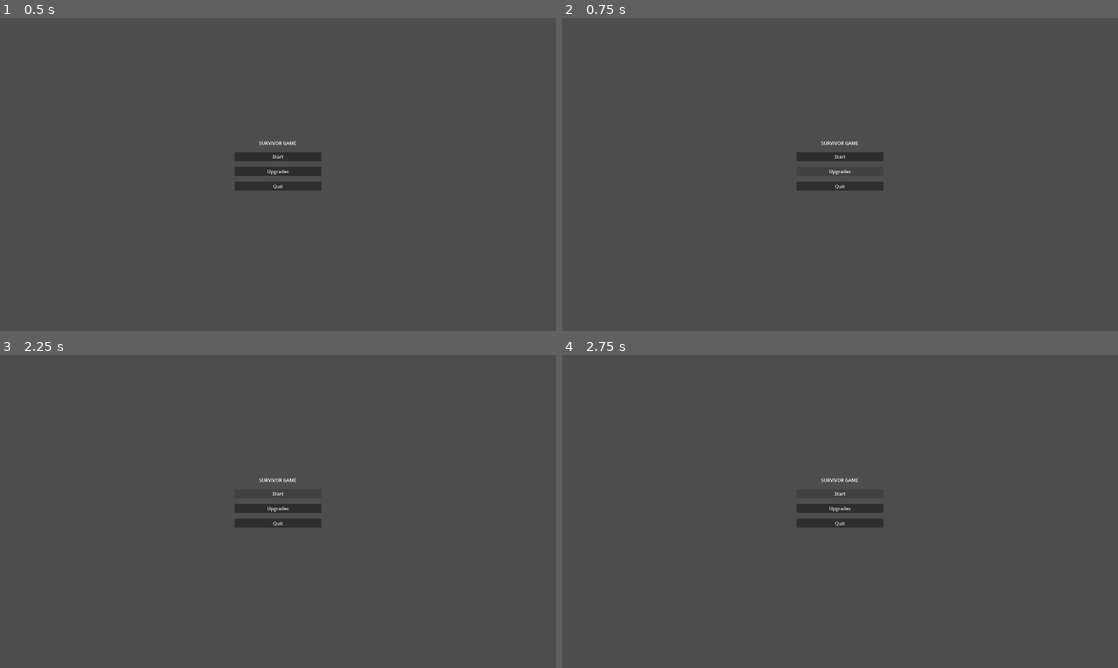
Above: before the commit, frames 1-4 (two rows, left to right).
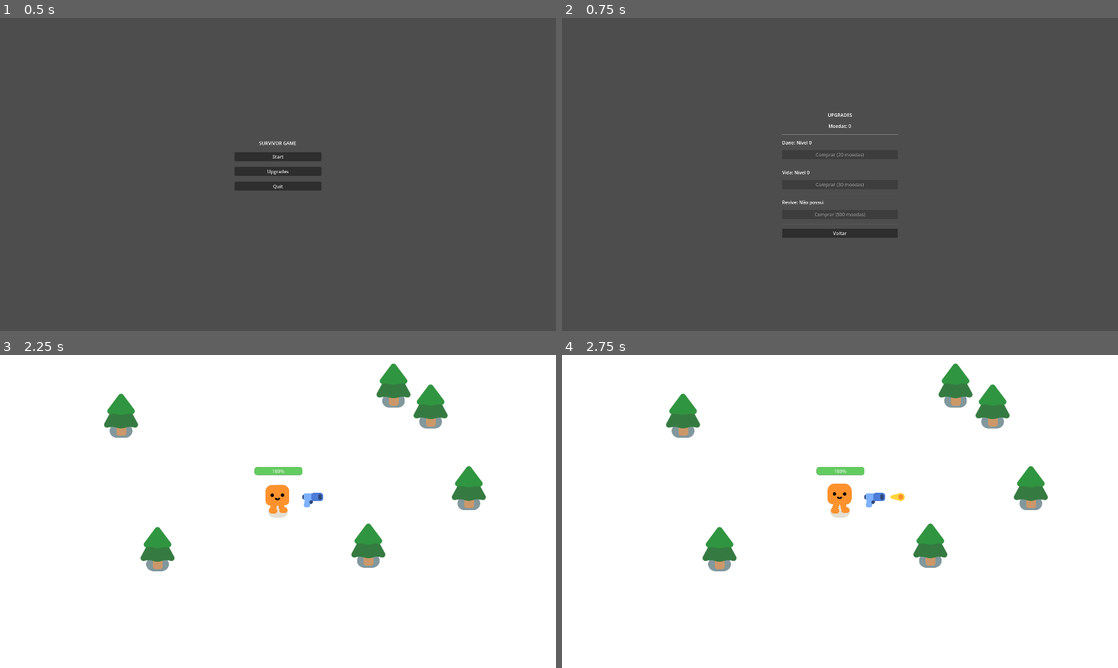
Above: after the commit, the same moments.

Repository: henr1quess/2d-project-assets
Game: Godot game, scene res://ui/menu.tscn
Same seed, same stepped clock (60 frames per second), same inputs: the game is played once before the commit and once after it. Before the commit the project has no main scene; this scene is started directly in both runs.
Inputs (mouse positions are in pixels of both pictures, inside the frame that each line leads up to):
- Up to frame 1 (0.5 s): no input
- Up to frame 2 (0.75 s): click "Upgrades" at 0.5 s
- Up to frame 3 (2.25 s): click (278, 570) at 1.25 s, where only the run after the commit has a clickable "Voltar"; click "Start" at 2 s
- Up to frame 4 (2.75 s): no input

Frame 1 is identical in both runs. In frame 2, 1.2% of the frame differs, in the area x 39-61%, y 30-71%; in frame 3, 100%, in the area x 0-100%, y 0-100%; in frame 4, 100%.

Commit message:
pastas organizadas

Diff:
--- a/effects/revive_explosion/revive_explosion.gd
+++ b/effects/revive_explosion/revive_explosion.gd
@@ -12,7 +12,7 @@
 			body.take_damage(REVIVE_DAMAGE)
 
 	# Efeito visual (reutiliza o smoke_explosion)
-	const SMOKE_SCENE = preload("res://smoke_explosion/smoke_explosion.tscn")
+	const SMOKE_SCENE = preload("res://effects/smoke_explosion/smoke_explosion.tscn")
 	var smoke = SMOKE_SCENE.instantiate()
 	smoke.global_position = global_position
 	get_parent().add_child(smoke)
--- a/effects/revive_explosion/revive_explosion.tscn
+++ b/effects/revive_explosion/revive_explosion.tscn
@@ -1,6 +1,6 @@
 [gd_scene load_steps=3 format=3]
 
-[ext_resource type="Script" path="res://revive_explosion.gd" id="1_revive"]
+[ext_resource type="Script" path="res://effects/revive_explosion/revive_explosion.gd" id="1_revive"]
 
 [sub_resource type="CircleShape2D" id="CircleShape2D_revive"]
 radius = 150.0
--- a/effects/smoke_explosion/smoke_explosion.tscn
+++ b/effects/smoke_explosion/smoke_explosion.tscn
@@ -1,7 +1,7 @@
 [gd_scene format=3 uid="uid://dhmhmrth6rdce"]
 
-[ext_resource type="Shader" uid="uid://cjjy1aucj6gji" path="res://smoke_explosion/smoke_explosion.gdshader" id="1_bmef6"]
-[ext_resource type="Script" uid="uid://bmcptrd1f7ok" path="res://smoke_explosion/smoke_explosion.gd" id="1_kb8ql"]
+[ext_resource type="Shader" uid="uid://cjjy1aucj6gji" path="res://effects/smoke_explosion/smoke_explosion.gdshader" id="1_bmef6"]
+[ext_resource type="Script" uid="uid://bmcptrd1f7ok" path="res://effects/smoke_explosion/smoke_explosion.gd" id="1_kb8ql"]
 
 [sub_resource type="Gradient" id="Gradient_obal6"]
 interpolation_mode = 1
--- a/levels/decorations/pine_tree.tscn
+++ b/levels/decorations/pine_tree.tscn
@@ -1,7 +1,7 @@
 [gd_scene format=3 uid="uid://dq3r015sr1uql"]
 
 [ext_resource type="Texture2D" uid="uid://dk5b8a84a6n2h" path="res://characters/ground_shadow.png" id="1_usc5w"]
-[ext_resource type="Texture2D" uid="uid://bql1cc345qv7d" path="res://trees/pine_tree.png" id="2_ff3rl"]
+[ext_resource type="Texture2D" uid="uid://bql1cc345qv7d" path="res://levels/decorations/pine_tree.png" id="2_ff3rl"]
 
 [sub_resource type="CircleShape2D" id="CircleShape2D_ikdqj"]
 radius = 21.023796
--- a/levels/survivor_game.gd
+++ b/levels/survivor_game.gd
@@ -1,7 +1,7 @@
 extends Node2D
 
-const MOB_SCENE: PackedScene = preload("res://mob.tscn")
-const GAME_OVER_SCENE: PackedScene = preload("res://game_over.tscn")
+const MOB_SCENE: PackedScene = preload("res://mobs/mob.tscn")
+const GAME_OVER_SCENE: PackedScene = preload("res://ui/game_over.tscn")
 
 @export var mobs_per_tick: int = 1
 
--- a/levels/survivor_game.tscn
+++ b/levels/survivor_game.tscn
@@ -1,9 +1,9 @@
 [gd_scene format=3 uid="uid://bvp0oy6d34s7n"]
 
-[ext_resource type="PackedScene" uid="uid://dn2vpasminfij" path="res://canvas_layer.tscn" id="1_5mrb7"]
-[ext_resource type="Script" uid="uid://oj7hj4kgw31t" path="res://survivor_game.gd" id="1_i54c3"]
-[ext_resource type="PackedScene" uid="uid://c1sx7bic4uhdj" path="res://player.tscn" id="1_wkcnj"]
-[ext_resource type="PackedScene" uid="uid://dq3r015sr1uql" path="res://pine_tree.tscn" id="2_8id3q"]
+[ext_resource type="PackedScene" uid="uid://dn2vpasminfij" path="res://ui/canvas_layer.tscn" id="1_5mrb7"]
+[ext_resource type="Script" uid="uid://oj7hj4kgw31t" path="res://levels/survivor_game.gd" id="1_i54c3"]
+[ext_resource type="PackedScene" uid="uid://c1sx7bic4uhdj" path="res://player/player.tscn" id="1_wkcnj"]
+[ext_resource type="PackedScene" uid="uid://dq3r015sr1uql" path="res://levels/decorations/pine_tree.tscn" id="2_8id3q"]
 
 [sub_resource type="Curve2D" id="Curve2D_d0dif"]
 _data = {
--- a/mobs/mob.gd
+++ b/mobs/mob.gd
@@ -1,6 +1,6 @@
 extends CharacterBody2D
 
-const COIN_SCENE = preload("res://coin_pickup.tscn")
+const COIN_SCENE = preload("res://pickups/coin_pickup.tscn")
 
 var health = 3
 
@@ -28,7 +28,7 @@
 	get_parent().add_child(coin)
 
 	# Efeito de morte
-	const SMOKE_SCENE = preload("res://smoke_explosion/smoke_explosion.tscn")
+	const SMOKE_SCENE = preload("res://effects/smoke_explosion/smoke_explosion.tscn")
 	var smoke = SMOKE_SCENE.instantiate()
 	smoke.global_position = global_position
 	get_parent().add_child(smoke)
--- a/mobs/mob.tscn
+++ b/mobs/mob.tscn
@@ -1,7 +1,7 @@
 [gd_scene format=3 uid="uid://y38gte5o0xf8"]
 
 [ext_resource type="PackedScene" uid="uid://ogik4s70pgwl" path="res://characters/slime/slime.tscn" id="1_dy6sc"]
-[ext_resource type="Script" uid="uid://d07l5xwryn2cx" path="res://mob.gd" id="1_nokgg"]
+[ext_resource type="Script" uid="uid://d07l5xwryn2cx" path="res://mobs/mob.gd" id="1_nokgg"]
 
 [sub_resource type="CircleShape2D" id="CircleShape2D_ubaqv"]
 radius = 32.01562
--- a/pickups/coin_pickup.tscn
+++ b/pickups/coin_pickup.tscn
@@ -1,7 +1,7 @@
 [gd_scene format=3 uid="uid://cr2n07heunk3a"]
 
-[ext_resource type="Script" uid="uid://bprihm81tk40f" path="res://coin_pickup.gd" id="1_coin"]
-[ext_resource type="Texture2D" uid="uid://bllqcqek8t8y3" path="res://coin/coin.png" id="2_f4i30"]
+[ext_resource type="Script" uid="uid://bprihm81tk40f" path="res://pickups/coin_pickup.gd" id="1_coin"]
+[ext_resource type="Texture2D" uid="uid://bllqcqek8t8y3" path="res://pickups/coin.png" id="2_f4i30"]
 
 [sub_resource type="ImageTexture" id="ImageTexture_gfo33"]
 
--- a/player/player.gd
+++ b/player/player.gd
@@ -15,7 +15,7 @@
 var revive_used_this_run: bool = false
 var is_invincible: bool = false
 
-const EXPLOSION_SCENE = preload("res://revive_explosion.tscn")
+const EXPLOSION_SCENE = preload("res://effects/revive_explosion/revive_explosion.tscn")
 
 
 func _ready() -> void:
--- a/player/player.tscn
+++ b/player/player.tscn
@@ -1,8 +1,8 @@
 [gd_scene format=3 uid="uid://c1sx7bic4uhdj"]
 
 [ext_resource type="PackedScene" uid="uid://pbmyh1qru7p" path="res://characters/happy_boo/happy_boo.tscn" id="1_4flbx"]
-[ext_resource type="Script" uid="uid://yh2ao5or56lq" path="res://player.gd" id="1_onrkg"]
-[ext_resource type="PackedScene" uid="uid://du5i8r7jdycua" path="res://gun.tscn" id="3_i3pqv"]
+[ext_resource type="Script" uid="uid://yh2ao5or56lq" path="res://player/player.gd" id="1_onrkg"]
+[ext_resource type="PackedScene" uid="uid://du5i8r7jdycua" path="res://weapons/gun.tscn" id="3_i3pqv"]
 
 [sub_resource type="CircleShape2D" id="CircleShape2D_onrkg"]
 radius = 30.0
--- a/project.godot
+++ b/project.godot
@@ -75,13 +75,13 @@
 [application]
 
 config/name="Your First 2D Game With Godot 4: START (GDQuest)"
-run/main_scene="res://menu.tscn"
+run/main_scene="res://ui/menu.tscn"
 config/features=PackedStringArray("4.6", "Forward Plus")
 config/icon="res://icon.png"
 
 [autoload]
 
-GameState="*res://game_state.gd"
+GameState="*res://core/game_state.gd"
 
 [display]
 
--- a/ui/game_over.gd
+++ b/ui/game_over.gd
@@ -3,9 +3,9 @@
 
 func _on_retry_button_pressed() -> void:
 	get_tree().paused = false
-	get_tree().change_scene_to_file("res://survivor_game.tscn")
+	get_tree().change_scene_to_file("res://levels/survivor_game.tscn")
 
 
 func _on_menu_button_pressed() -> void:
 	get_tree().paused = false
-	get_tree().change_scene_to_file("res://menu.tscn")
+	get_tree().change_scene_to_file("res://ui/menu.tscn")
--- a/ui/game_over.tscn
+++ b/ui/game_over.tscn
@@ -1,6 +1,6 @@
 [gd_scene load_steps=2 format=3]
 
-[ext_resource type="Script" path="res://game_over.gd" id="1_gameover"]
+[ext_resource type="Script" path="res://ui/game_over.gd" id="1_gameover"]
 
 [node name="GameOver" type="Control"]
 layout_mode = 3
--- a/ui/menu.gd
+++ b/ui/menu.gd
@@ -2,11 +2,11 @@
 
 
 func _on_start_button_pressed() -> void:
-	get_tree().change_scene_to_file("res://survivor_game.tscn")
+	get_tree().change_scene_to_file("res://levels/survivor_game.tscn")
 
 
 func _on_upgrades_button_pressed() -> void:
-	get_tree().change_scene_to_file("res://upgrades_menu.tscn")
+	get_tree().change_scene_to_file("res://ui/upgrades_menu.tscn")
 
 
 func _on_quit_button_pressed() -> void:
--- a/ui/menu.tscn
+++ b/ui/menu.tscn
@@ -1,6 +1,6 @@
 [gd_scene load_steps=2 format=3]
 
-[ext_resource type="Script" path="res://menu.gd" id="1_menu"]
+[ext_resource type="Script" path="res://ui/menu.gd" id="1_menu"]
 
 [node name="Menu" type="Control"]
 layout_mode = 3
--- a/ui/upgrades_menu.gd
+++ b/ui/upgrades_menu.gd
@@ -56,4 +56,4 @@
 
 
 func _on_back_button_pressed() -> void:
-	get_tree().change_scene_to_file("res://menu.tscn")
+	get_tree().change_scene_to_file("res://ui/menu.tscn")
--- a/ui/upgrades_menu.tscn
+++ b/ui/upgrades_menu.tscn
@@ -1,6 +1,6 @@
 [gd_scene load_steps=2 format=3]
 
-[ext_resource type="Script" path="res://upgrades_menu.gd" id="1_upgrades"]
+[ext_resource type="Script" path="res://ui/upgrades_menu.gd" id="1_upgrades"]
 
 [node name="UpgradesMenu" type="Control"]
 layout_mode = 3
--- a/weapons/bullet.tscn
+++ b/weapons/bullet.tscn
@@ -1,7 +1,7 @@
 [gd_scene format=3 uid="uid://b5ixw66oaedki"]
 
-[ext_resource type="Texture2D" uid="uid://bd4rrqj72amnx" path="res://pistol/projectile.png" id="1_v7oki"]
-[ext_resource type="Script" uid="uid://cfjvwhypwf5h5" path="res://bullet.gd" id="1_v8qja"]
+[ext_resource type="Texture2D" uid="uid://bd4rrqj72amnx" path="res://weapons/pistol/projectile.png" id="1_v7oki"]
+[ext_resource type="Script" uid="uid://cfjvwhypwf5h5" path="res://weapons/bullet.gd" id="1_v8qja"]
 
 [sub_resource type="CircleShape2D" id="CircleShape2D_v8qja"]
 radius = 15.0
--- a/weapons/gun.gd
+++ b/weapons/gun.gd
@@ -8,7 +8,7 @@
 
 
 func shoot():
-	const BULLET = preload("res://bullet.tscn")
+	const BULLET = preload("res://weapons/bullet.tscn")
 	var new_bullet = BULLET.instantiate()
 	new_bullet.global_position = %ShootingPoint.global_position
 	new_bullet.global_rotation = %ShootingPoint.global_rotation
--- a/weapons/gun.tscn
+++ b/weapons/gun.tscn
@@ -1,7 +1,7 @@
 [gd_scene format=3 uid="uid://du5i8r7jdycua"]
 
-[ext_resource type="Script" uid="uid://bpyfw0mh6bsnv" path="res://gun.gd" id="1_dk5gl"]
-[ext_resource type="Texture2D" uid="uid://coon1w77o334i" path="res://pistol/pistol.png" id="1_vk1bi"]
+[ext_resource type="Script" uid="uid://bpyfw0mh6bsnv" path="res://weapons/gun.gd" id="1_dk5gl"]
+[ext_resource type="Texture2D" uid="uid://coon1w77o334i" path="res://weapons/pistol/pistol.png" id="1_vk1bi"]
 
 [sub_resource type="CircleShape2D" id="CircleShape2D_dk5gl"]
 radius = 478.3388
--- a/weapons/pistol/impact/impact.tscn
+++ b/weapons/pistol/impact/impact.tscn
@@ -1,7 +1,7 @@
 [gd_scene format=3 uid="uid://kcl4efkvrany"]
 
-[ext_resource type="Script" uid="uid://de6y8t2sf6ynh" path="res://pistol/impact/impact.gd" id="1_4vum2"]
-[ext_resource type="Texture2D" uid="uid://dn80eu1qs371v" path="res://pistol/impact/circle.png" id="2_wp1di"]
+[ext_resource type="Script" uid="uid://de6y8t2sf6ynh" path="res://weapons/pistol/impact/impact.gd" id="1_4vum2"]
+[ext_resource type="Texture2D" uid="uid://dn80eu1qs371v" path="res://weapons/pistol/impact/circle.png" id="2_wp1di"]
 
 [node name="Impact" type="Node2D" unique_id=1086043160]
 top_level = true
--- a/weapons/pistol/muzzle_flash/muzzle_flash.tscn
+++ b/weapons/pistol/muzzle_flash/muzzle_flash.tscn
@@ -1,7 +1,7 @@
 [gd_scene format=3 uid="uid://c1b2kbuq1if08"]
 
-[ext_resource type="Script" uid="uid://6ej4465c3oxu" path="res://pistol/muzzle_flash/muzzle_flash.gd" id="1_wouey"]
-[ext_resource type="Texture2D" uid="uid://brgpjilf7s2ul" path="res://pistol/muzzle_flash/muzzle_flash.png" id="2_6pgu4"]
+[ext_resource type="Script" uid="uid://6ej4465c3oxu" path="res://weapons/pistol/muzzle_flash/muzzle_flash.gd" id="1_wouey"]
+[ext_resource type="Texture2D" uid="uid://brgpjilf7s2ul" path="res://weapons/pistol/muzzle_flash/muzzle_flash.png" id="2_6pgu4"]
 
 [node name="MuzzleFlash" type="Node2D" unique_id=1628795163]
 script = ExtResource("1_wouey")
Not shown, changed: effects/smoke_explosion/circle_32.png.import
Not shown, changed: levels/decorations/pine_tree.png.import
Not shown, changed: pickups/coin.png.import
Not shown, changed: weapons/pistol/impact/circle.png.import
Not shown, changed: weapons/pistol/muzzle_flash/muzzle_flash.png.import
Not shown, changed: weapons/pistol/pistol.png.import
Not shown, changed: weapons/pistol/projectile.png.import
